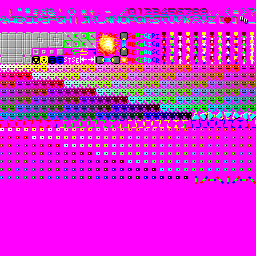
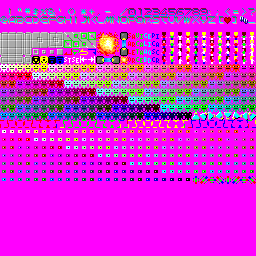
Two versions of the same layered image (w=256, h=256). Layer-by-layer changes:
painted on "Hicolour" over bbox(0, 128, 256, 184)
